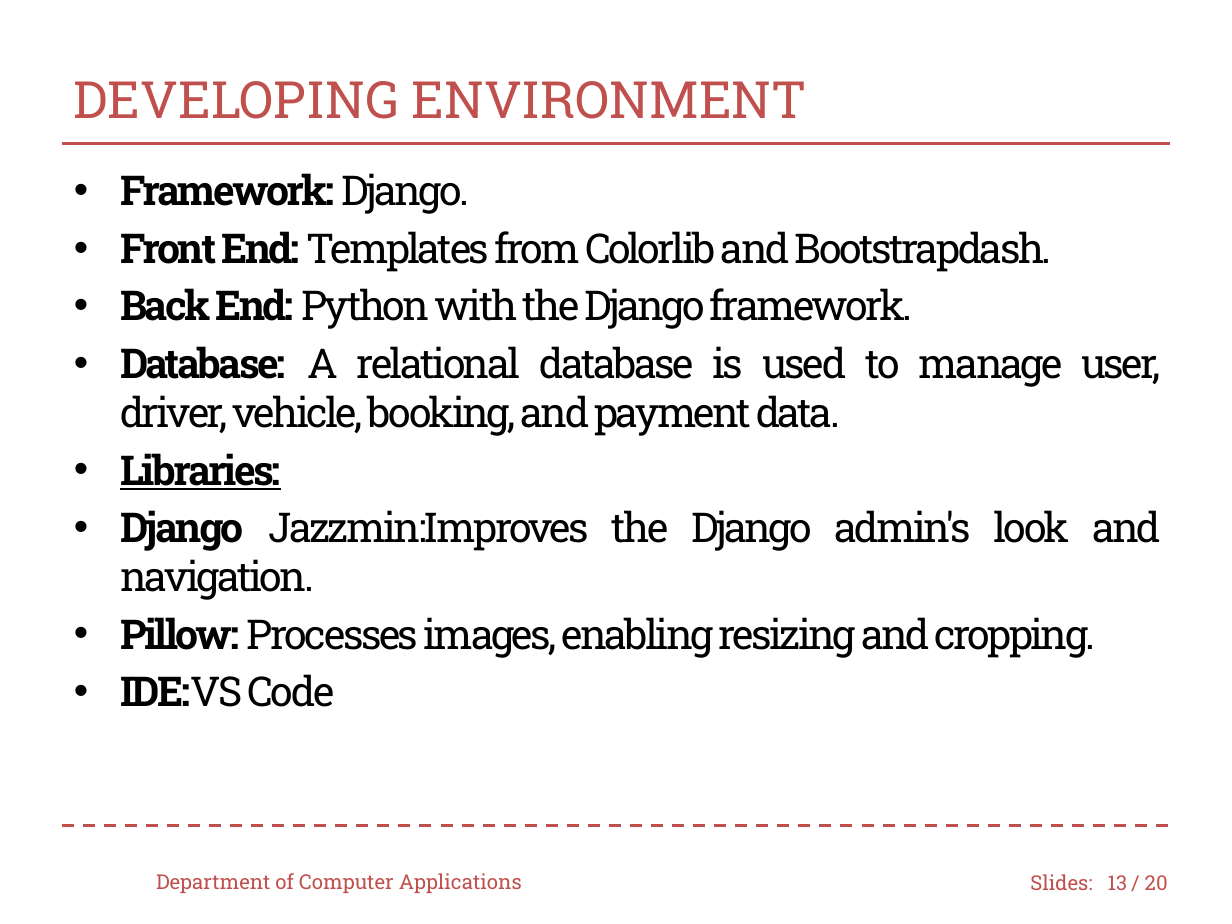
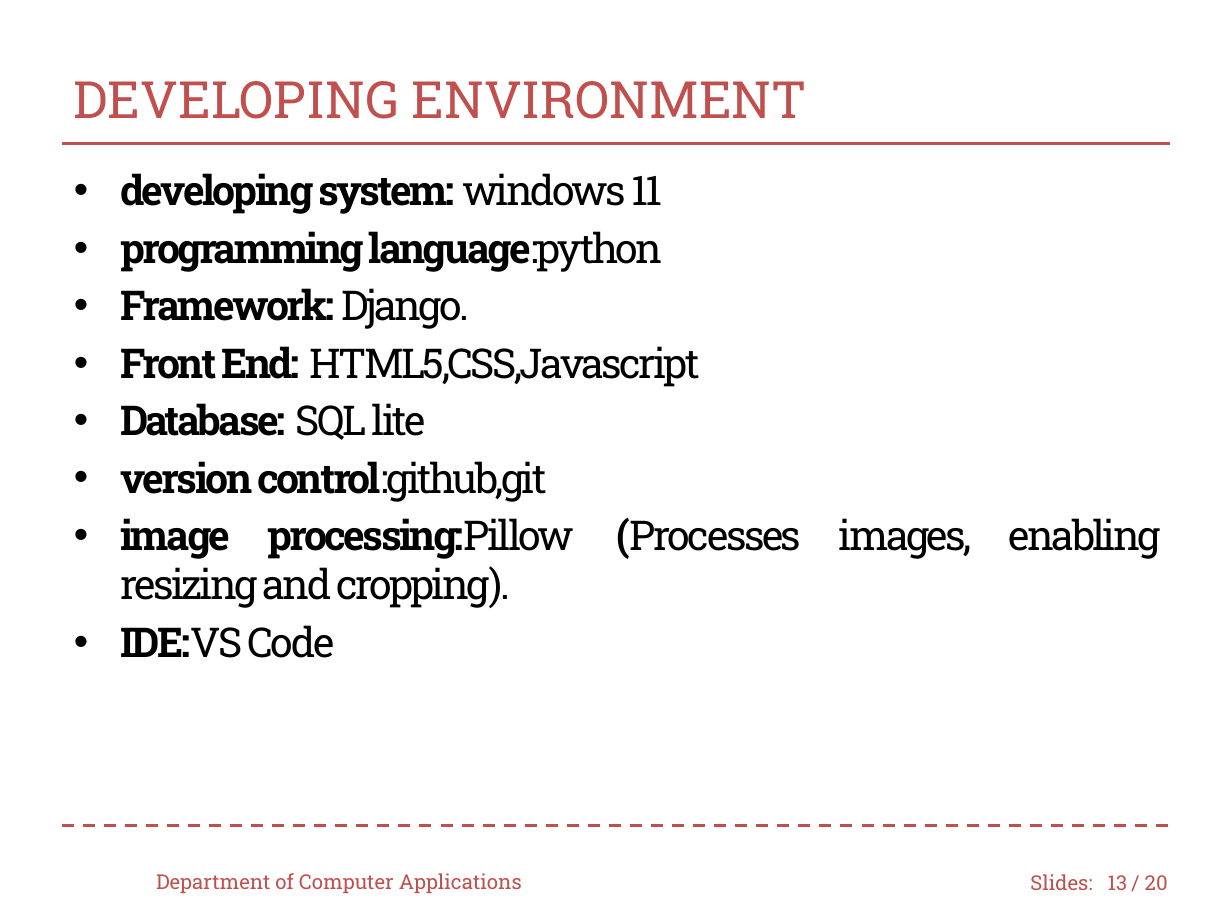
Before and after one commit to muhsina361/THE-COMMERCIAL-VEHICLE-BOOKING, a slide deck: slide 13 of minipp4CVB (1).pptx. Drawn at 1232x924 pixels with LibreOffice and Linux fonts; fonts in the diff are those of the drawing; background and template pictures are left out. Boxes give left, top, right and bottom in pixels: in the first picture for what was removed or moved away, otherwise in the second. Text is boxed around its words. In the diff, an @@ line names an element or a change of style, - is before the commit and + after.

```diff
--- a/minipp4CVB (1).pptx
+++ b/minipp4CVB (1).pptx
@@ text at box(120, 173, 663, 272): paragraphs added @@
+• developing system: windows 11
+• programming language:python
@@ text at box(120, 346, 1161, 608): text changed @@
-• Front End: Templates from Colorlib and Bootstrapdash.
-• Back End: Python with the Django framework.
-• Database: A relational database is used to manage user, driver, vehicle, booking, and payment data.
-• Libraries:
-• Django Jazzmin:Improves the Django admin's look and navigation.
-• Pillow: Processes images, enabling resizing and cropping.
+• Front End: HTML5,CSS,Javascript
+• Database: SQL lite
+• version control:github,git
+• image processing:Pillow (Processes images, enabling resizing and cropping).
```
